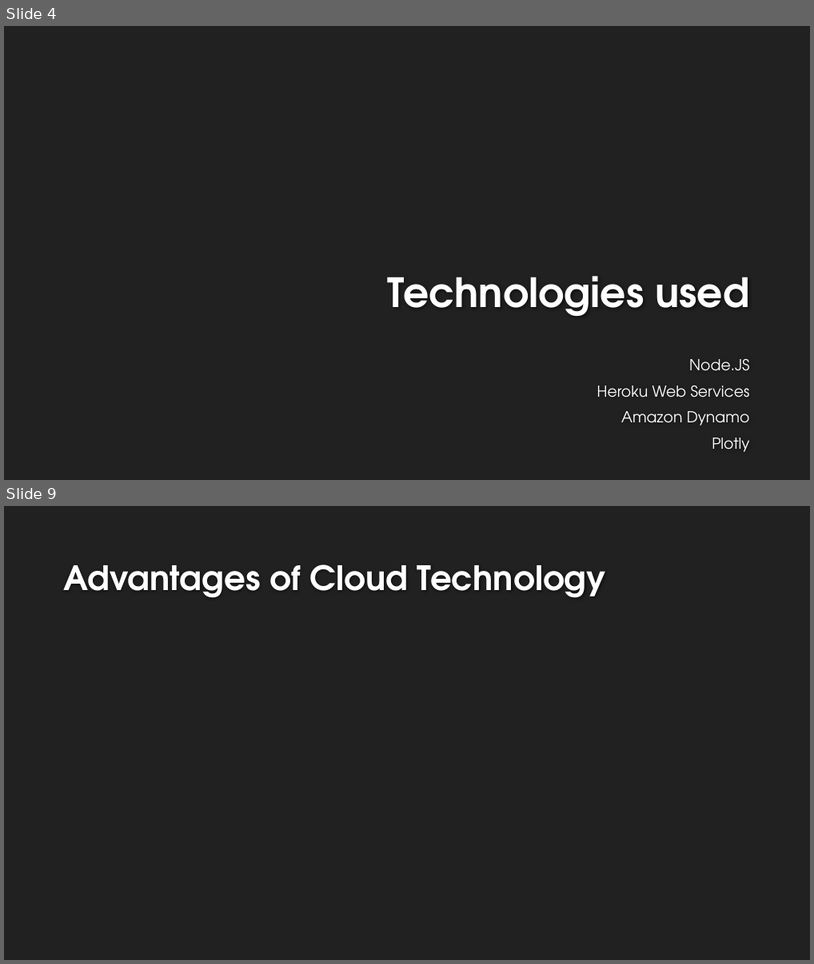
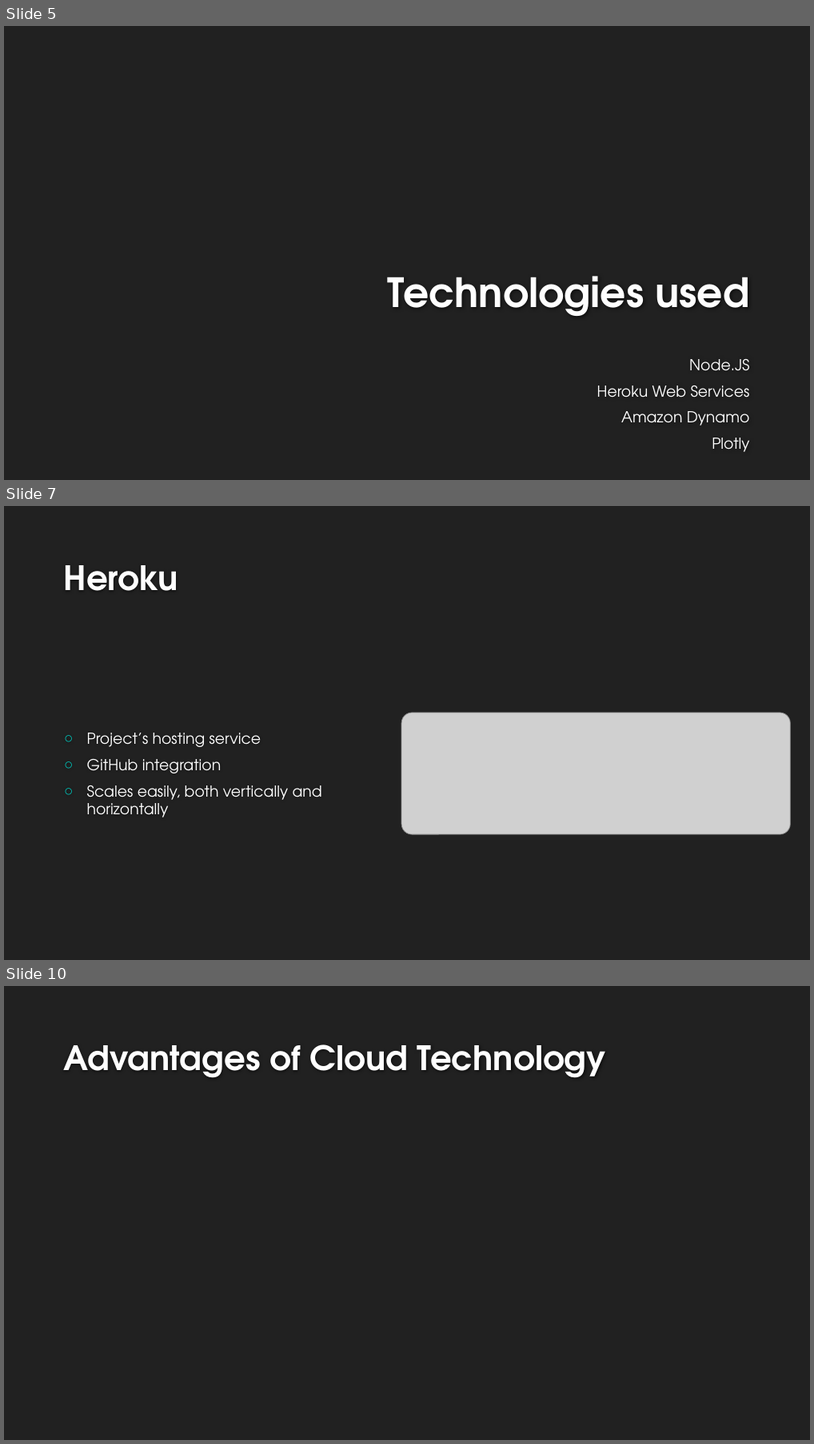
Before and after one commit to wolfen601/CloudComputingProject, a slide deck: CoCo Conference.pptx. Shown one above the other, each under a label of ours: slides 4 and 9 before the commit, slides 5, 7 and 10 after it; the slides between them are not shown. The pictures are 814x964 and 814x1444 pixels, drawn with LibreOffice and Linux fonts; fonts in the diff are those of the drawing; grey boxes stand for pictures; background and template pictures are left out. Boxes give left, top, right and bottom in pixels: in the first picture for what was removed or moved away, otherwise in the second. Text is boxed around its words. In the diff, an @@ line names an element or a change of style, - is before the commit and + after.

```diff
--- a/CoCo Conference.pptx
+++ b/CoCo Conference.pptx
@@ slide 7 added at (4,506,810,960), background #212121 @@
@@ title added at (64,565,178,591), 40 pt, text #FEFEFE, bold @@
+Heroku
@@ picture added at (402,712,791,834) @@
@@ text added at (87,732,322,817), 18 pt, text #FFFFFF @@
+○ Project’s hosting service
+○ GitHub integration
+○ Scales easily, both vertically and horizontally
@@ what was slide 4 is now slide 5 @@
@@ what was slide 9 is now slide 10 @@
```
Also in this commit, not shown: 2 slides changed, 3 other slides added, 3 slides removed.
